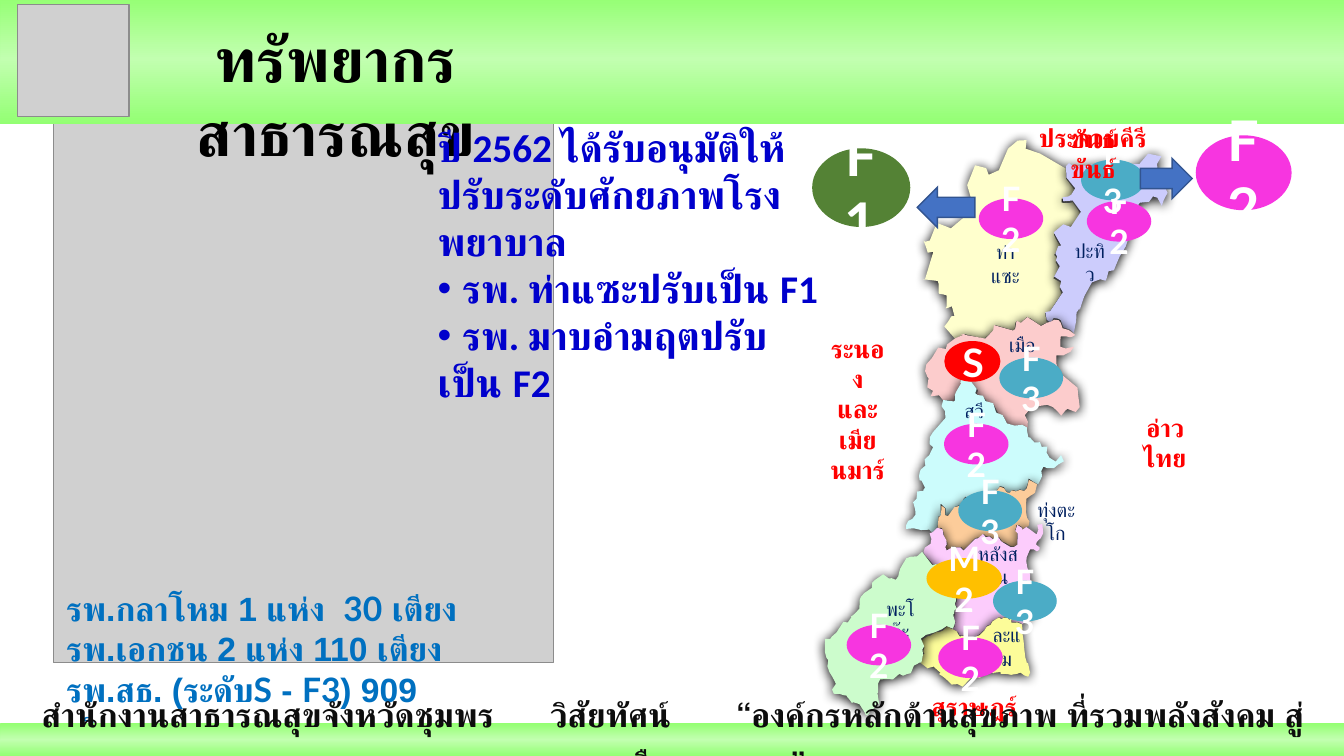
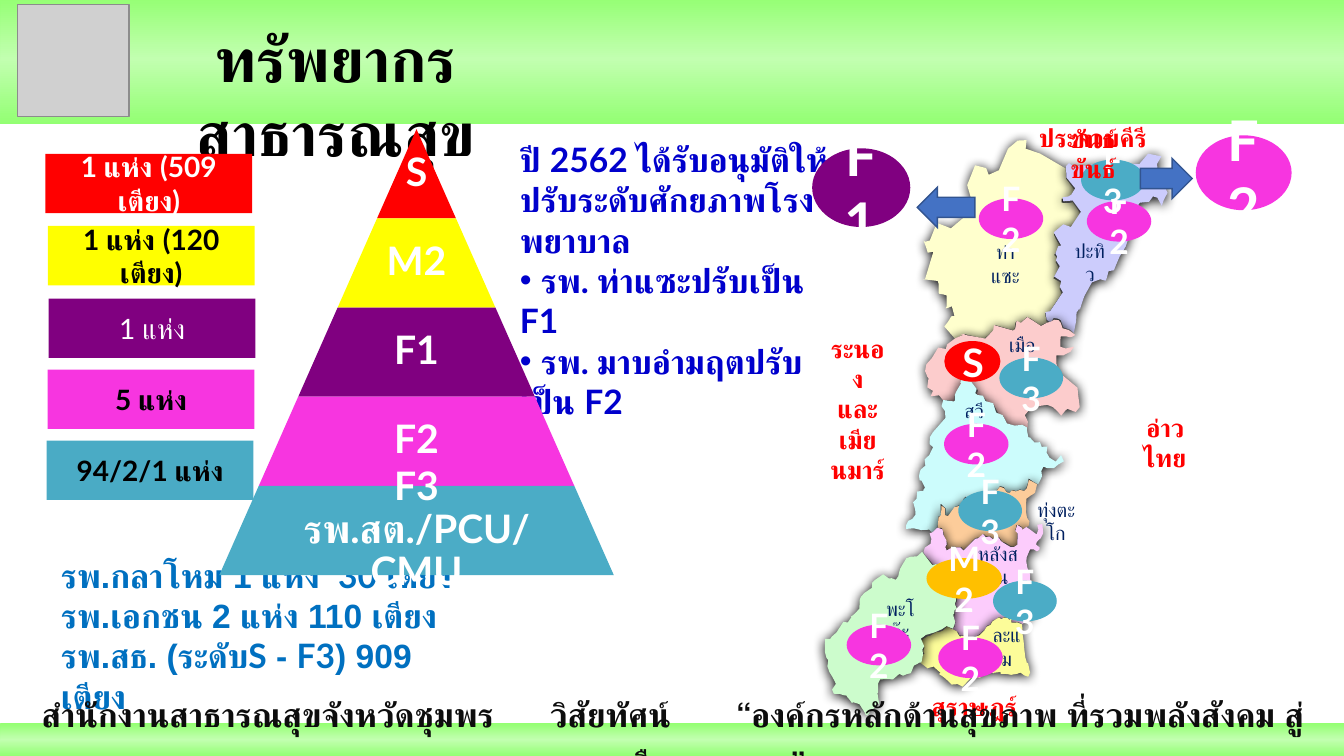
Before and after one commit to joblackpoc/Jobs_SSJ, a slide deck: slide 4 of _พี่ช่อ/ชุมพรนิเทศรอบ1ปี62.pptx. Drawn at 1344x756 pixels with LibreOffice and Linux fonts; fonts in the diff are those of the drawing; grey boxes stand for pictures. Boxes give left, top, right and bottom in pixels: in the first picture for what was removed or moved away, otherwise in the second. Text is boxed around its words. In the diff, an @@ line names an element or a change of style, - is before the commit and + after.

```diff
--- a/_พี่ช่อ/ชุมพรนิเทศรอบ1ปี62.pptx
+++ b/_พี่ช่อ/ชุมพรนิเทศรอบ1ปี62.pptx
@@ picture removed at (53, 105, 554, 663) @@
@@ ellipse "F1" at (813, 148, 910, 227): fill #548235 to #800080 @@
@@ text "ปี 2562 ได้รับอนุมัติให้": place and size @@
-text "ปี 2562 ได้รับอนุมัติให้" at (438, 131, 783, 398)
+text "ปี 2562 ได้รับอนุมัติให้" at (520, 146, 826, 415)
@@ text "ปี 2562 ได้รับอนุมัติให้" at (520, 146, 826, 415): size 28 to 24 pt, font Calibri to Lato @@
@@ rectangle added at (45, 154, 252, 214), fill #FF0000, 20 pt, text #FFFFFF, bold @@
+1 แห่ง (509 เตียง)
@@ rectangle added at (47, 226, 254, 285), fill #FFFF00, 20 pt, text #000000, bold @@
+1 แห่ง (120 เตียง)
@@ rectangle added at (48, 298, 255, 358), fill #800080, 20 pt, text #FFFFFF @@
+1 แห่ง
@@ rectangle added at (47, 370, 254, 430), fill #F735E0, 20 pt, text #000000, bold @@
+5 แห่ง
@@ rectangle added at (46, 441, 253, 500), fill #4AABC5, 20 pt, text #000000, bold @@
+94/2/1 แห่ง
@@ group added at (220, 129, 614, 593): 5 trapezoids, 5 texts @@
+S
+M2
+F1
+F2
+F3 รพ.สต./PCU/CMU
@@ text "รพ.กลาโหม 1 แห่ง 30 เตียง" rewrapped from (66, 595, 457, 728) to (61, 560, 451, 728) @@
```
Also in this commit, not shown: 9 other slides changed, 32 other files.
